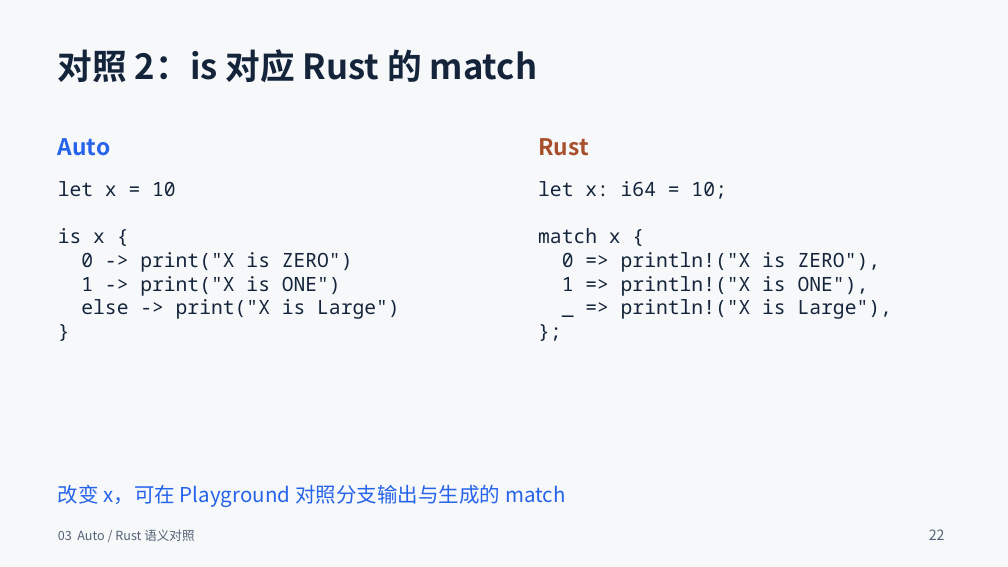
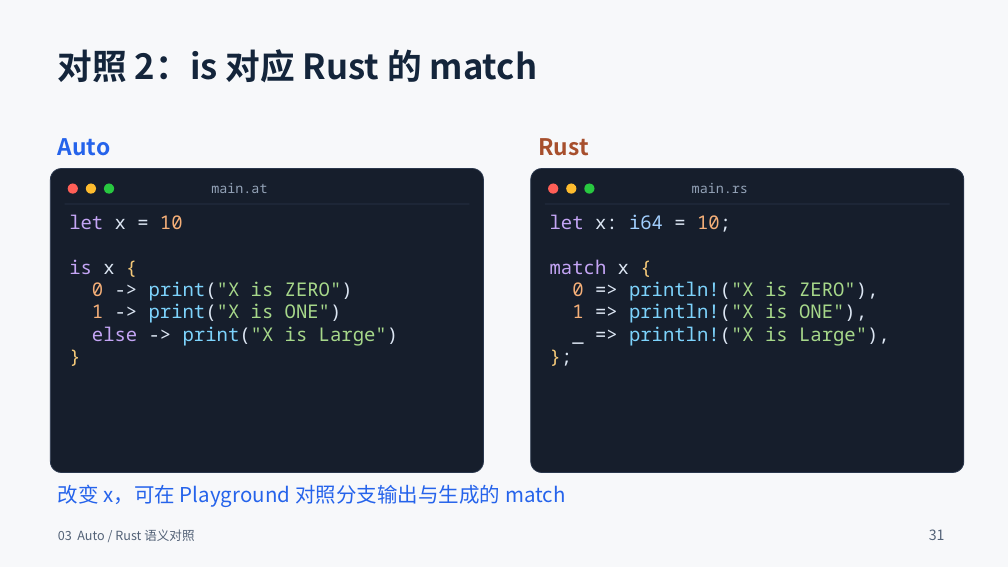
Before and after one commit to auto-stack/docs, a slide deck: slide 31 of AutoOS/Auto与Rust融合生态_37页_深色结尾群二维码版.pptx (slide 22 before the commit). Drawn at 1008x567 pixels with LibreOffice and Linux fonts; fonts in the diff are those of the drawing. Boxes give left, top, right and bottom in pixels: in the first picture for what was removed or moved away, otherwise in the second. Text is boxed around its words. In the diff, an @@ line names an element or a change of style, - is before the commit and + after.

```diff
--- a/AutoOS/Auto与Rust融合生态_37页_深色结尾群二维码版.pptx
+++ b/AutoOS/Auto与Rust融合生态_37页_深色结尾群二维码版.pptx
@@ rounded rectangle added at [51,169,484,473], fill #161E2C, outline #2A374D 0.75 pt @@
@@ rounded rectangle added at [531,169,964,473], fill #161E2C, outline #2A374D 0.75 pt @@
@@ line added from (64, 204) to (470, 204), #2A374D 0.75 pt @@
@@ ellipse added at [68,184,79,194], fill #FF5F57 @@
@@ ellipse added at [86,184,97,194], fill #FEBC2E @@
@@ ellipse added at [104,184,115,194], fill #28C840 @@
@@ text added at [211,183,267,193], 12.8 pt, text #94A3B8 @@
+main.at
@@ line added from (545, 204) to (950, 204), #2A374D 0.75 pt @@
@@ ellipse added at [548,184,559,194], fill #FF5F57 @@
@@ ellipse added at [566,184,577,194], fill #FEBC2E @@
@@ ellipse added at [585,184,595,194], fill #28C840 @@
@@ text added at [692,183,748,193], 12.8 pt, text #94A3B8 @@
+main.rs
@@ text "let x = 10": place and size @@
-text "let x = 10" at [58,181,400,319]
+text "let x = 10" at [69,214,398,346]
@@ text "let x = 10" at [69,214,398,346]: size 18.8 to 18 pt; text colour #14253B to #C4A5F5 in "let", "is", "else"; text colour #14253B to #DCE6F3 in "x =", "x", "-> print("X ZERO")", "-> print("X ONE")" and 1 more places; text colour #14253B to #F5AF78 in "10", "0", "1"; text colour #14253B to #F4C979 in "{", "}"; text colour #14253B to #7DD3FC in "print("X", "print("X", "print("X"; text colour #14253B to #A7D88A in "print("X is ZERO")", "print("X is ONE")", "print("X is Large")"; line spacing 1 to 21.2pt @@
@@ text "let x: i64 = 10;": place and size @@
-text "let x: i64 = 10;" at [538,181,892,319]
+text "let x: i64 = 10;" at [550,214,890,346]
@@ text "let x: i64 = 10;" at [550,214,890,346]: size 18.8 to 18 pt; text colour #14253B to #C4A5F5 in "let", "match"; text colour #14253B to #DCE6F3 in "x: = 10;", "x", "=> println!("X ZERO"),", "=> println!("X ONE")," and 2 more places; text colour #14253B to #A2CFFE in "i64"; text colour #14253B to #F5AF78 in "10;", "0", "1"; text colour #14253B to #F4C979 in "{", "};"; text colour #14253B to #7DD3FC in "println!("X", "println!("X", "println!("X"; text colour #14253B to #A7D88A in "println!("X is ZERO"),", "println!("X is ONE"),", "println!("X is Large"),"; line spacing 1 to 21.2pt @@
@@ text at [929,529,945,540]: text changed @@
-22
+31
```
Also in this commit, not shown: 34 other slides changed, 9 slides added.
